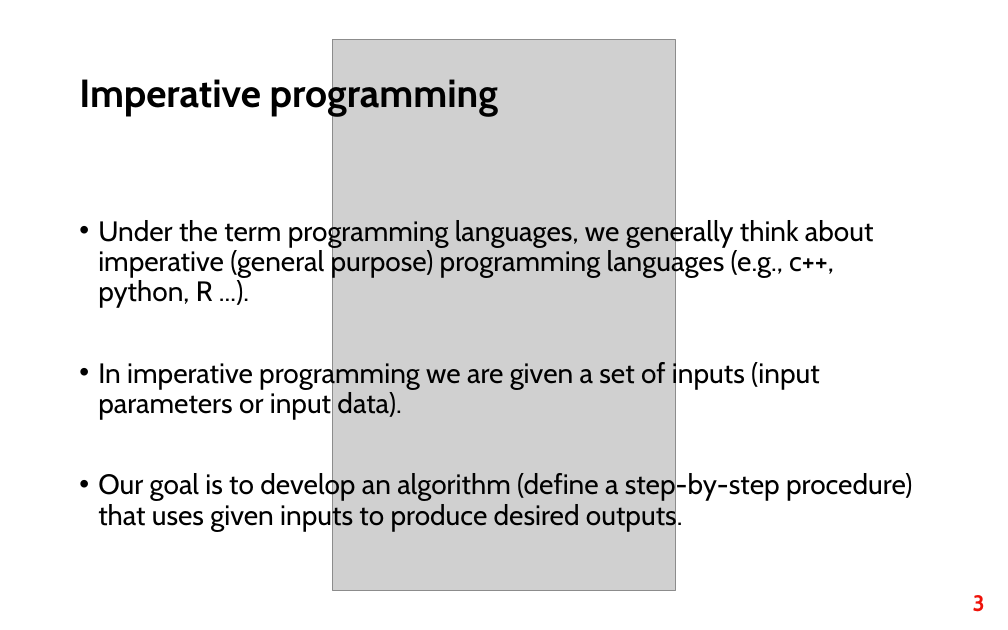
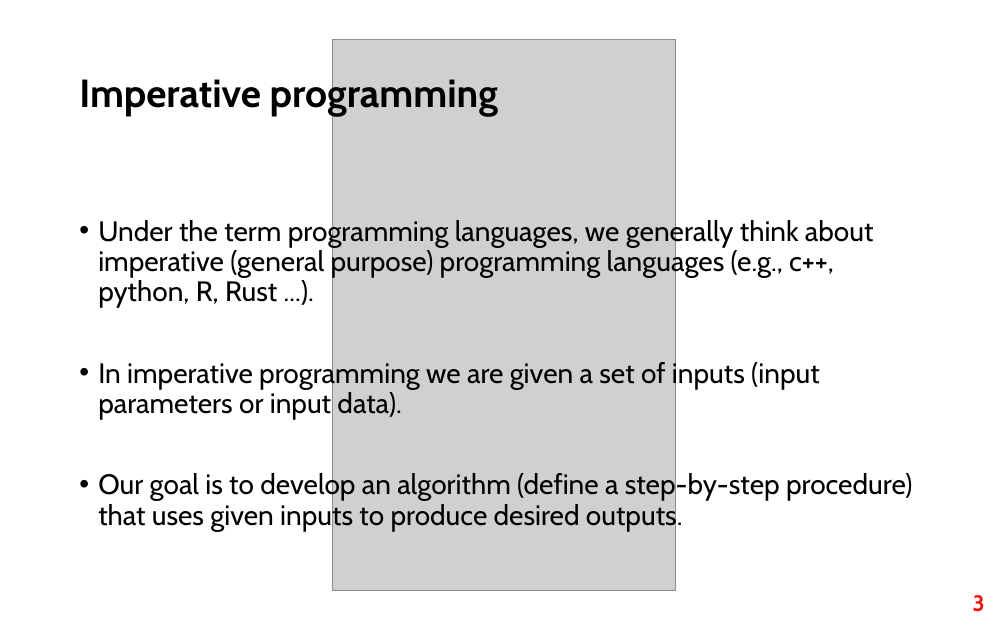
Before and after one commit to fri-datascience/course_bs, a slide deck: slide 3 of Session_02b_Probabilistic_programming/Probabilistic_programming.pptx. Drawn at 1008x630 pixels with LibreOffice and Linux fonts; fonts in the diff are those of the drawing; grey boxes stand for pictures. Boxes give left, top, right and bottom in pixels: in the first picture for what was removed or moved away, otherwise in the second. Text is boxed around its words. In the diff, an @@ line names an element or a change of style, - is before the commit and + after.

```diff
--- a/Session_02b_Probabilistic_programming/Probabilistic_programming.pptx
+++ b/Session_02b_Probabilistic_programming/Probabilistic_programming.pptx
@@ text at <box>98,217,874,308</box>: text changed @@
-• Under the term programming languages, we generally think about imperative (general purpose) programming languages (e.g., c++, python, R ...).
+• Under the term programming languages, we generally think about imperative (general purpose) programming languages (e.g., c++, python, R, Rust ...).
```
Also in this commit, not shown: 5 other slides changed, 1 slide added, 1 slide removed, 24 other files.
